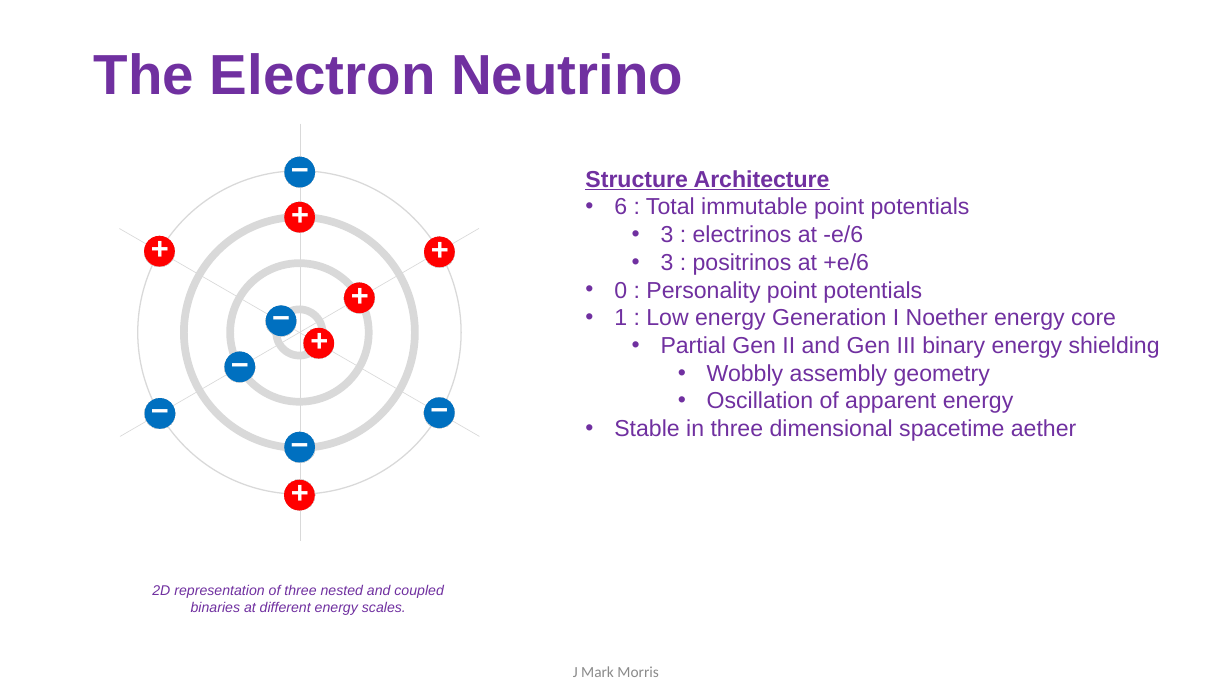
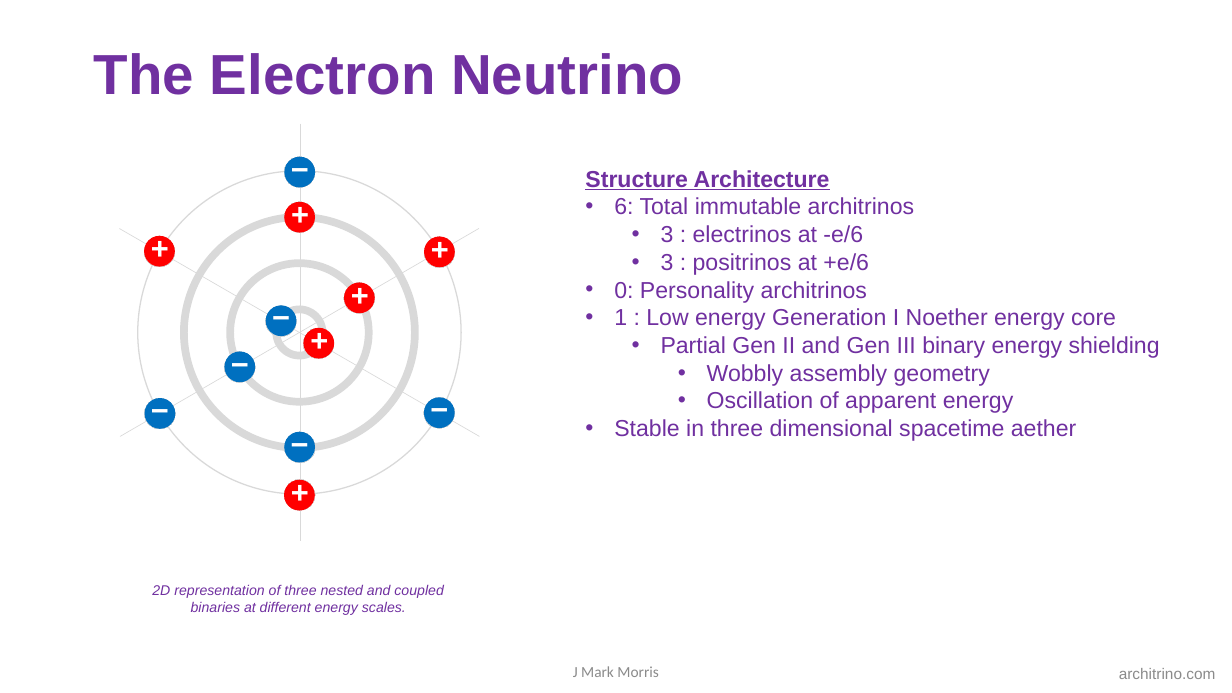
Before and after one commit to jmarkmorris/architrino, a slide deck: slide 28 of reference/archie/presentations/NPQG Assemblies - Intro.pptx. Drawn at 1232x693 pixels with LibreOffice and Linux fonts; fonts in the diff are those of the drawing. Boxes give left, top, right and bottom in pixels: in the first picture for what was removed or moved away, otherwise in the second. Text is boxed around its words. In the diff, an @@ line names an element or a change of style, - is before the commit and + after.

```diff
--- a/reference/archie/presentations/NPQG Assemblies - Intro.pptx
+++ b/reference/archie/presentations/NPQG Assemblies - Intro.pptx
@@ text at (614, 197, 914, 215): text changed @@
-• 6 : Total immutable point potentials
+• 6: Total immutable architrinos
@@ text at (614, 281, 867, 303): text changed @@
-• 0 : Personality point potentials
+• 0: Personality architrinos
@@ text added at (1119, 668, 1216, 679), 12 pt, text #8C8C8C @@
+architrino.com
```
Also in this commit, not shown: 35 other slides changed, 22 other files.
